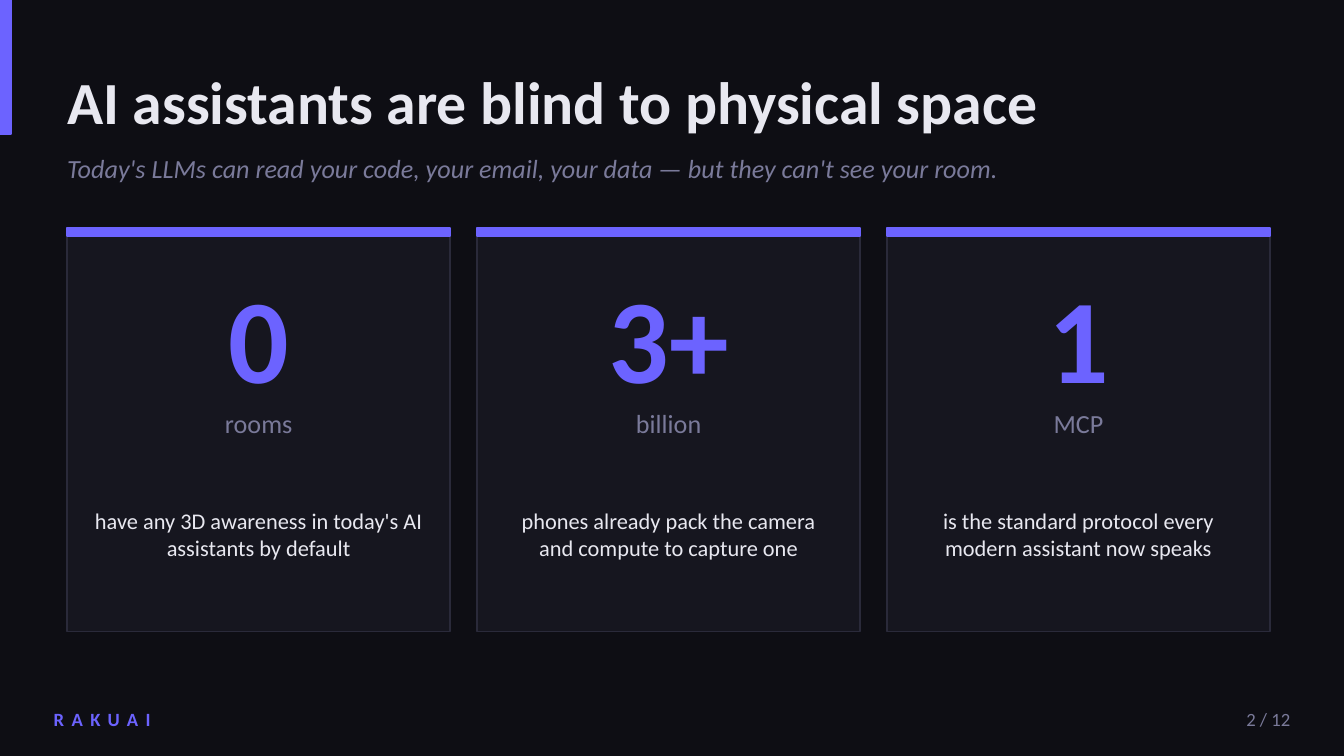
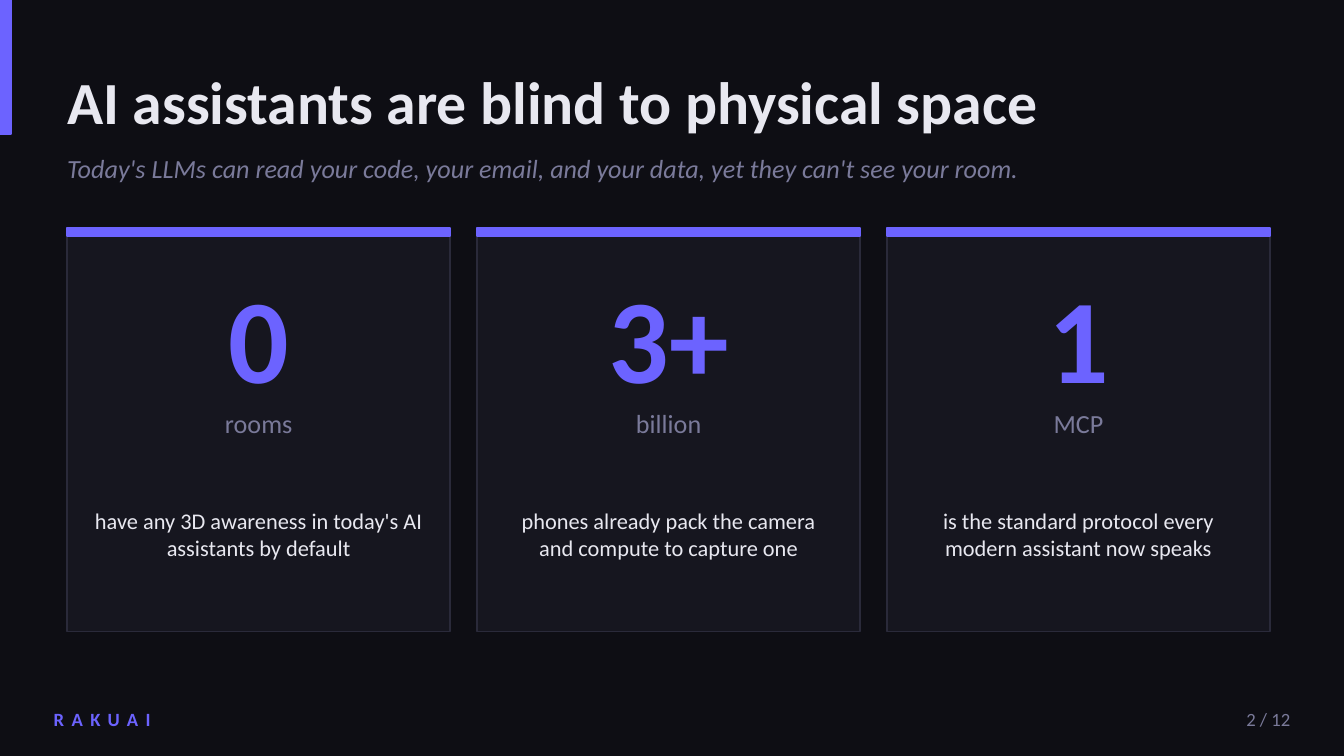
Before and after one commit to RakuXR/rakuxr.github.io, a slide deck: slide 2 of deck.pptx. Drawn at 1344x756 pixels with LibreOffice and Linux fonts; fonts in the diff are those of the drawing. Boxes give left, top, right and bottom in pixels: in the first picture for what was removed or moved away, otherwise in the second. Text is boxed around its words. In the diff, an @@ line names an element or a change of style, - is before the commit and + after.

```diff
--- a/deck.pptx
+++ b/deck.pptx
@@ text at (67, 160, 1018, 182): text changed @@
-Today's LLMs can read your code, your email, your data — but they can't see your room.
+Today's LLMs can read your code, your email, and your data, yet they can't see your room.
```
Also in this commit, not shown: 7 other slides changed, 1 other file.
